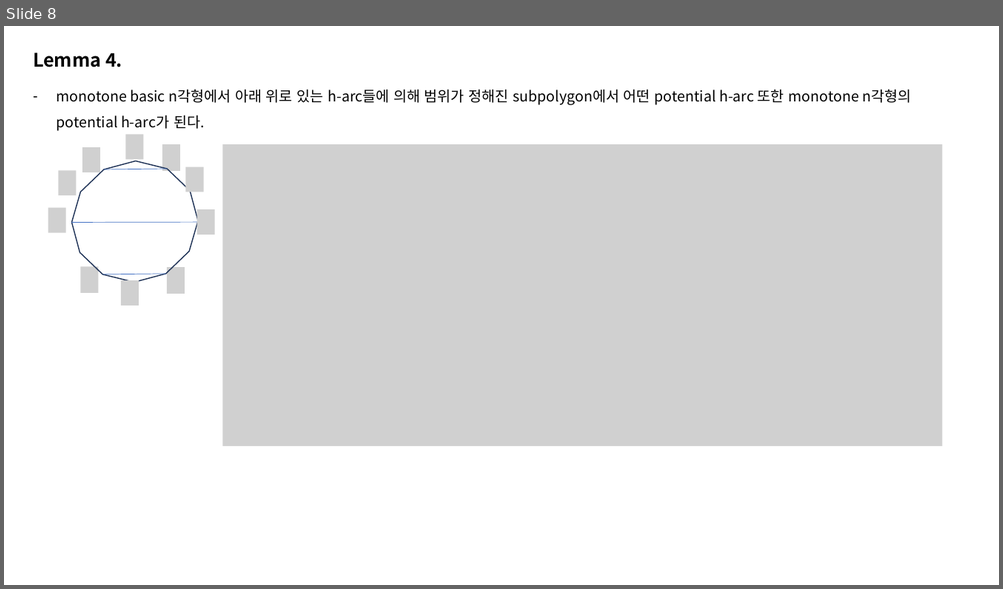
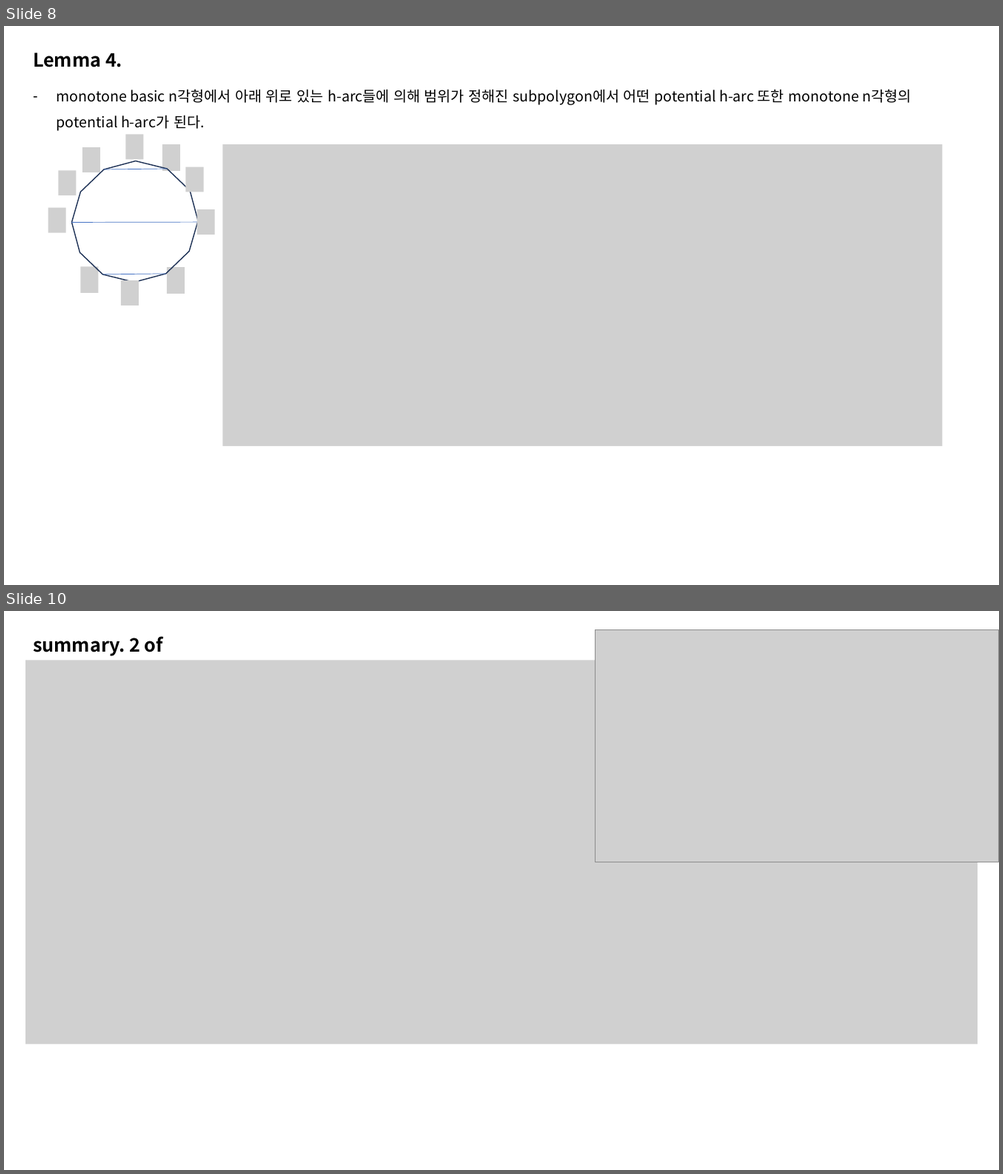
Before and after one commit to kimjiil/kimjiil.github.io, a slide deck: assets/images/2023-08-16-algorithm_study_00/HuShing 그림자료 part2.pptx. Shown one above the other, each under a label of ours: slide 8 before the commit, slides 8 and 10 after it; the slides between them are not shown. The pictures are 1003x589 and 1003x1174 pixels, drawn with LibreOffice and Linux fonts; fonts in the diff are those of the drawing; grey boxes stand for pictures. Boxes give left, top, right and bottom in pixels: in the first picture for what was removed or moved away, otherwise in the second. Text is boxed around its words. In the diff, an @@ line names an element or a change of style, - is before the commit and + after.

```diff
--- a/assets/images/2023-08-16-algorithm_study_00/HuShing 그림자료 part2.pptx
+++ b/assets/images/2023-08-16-algorithm_study_00/HuShing 그림자료 part2.pptx
@@ slide 10 added at [4,611,999,1170], background #FFFFFF @@
@@ picture added at [595,629,999,863] @@
@@ text added at [33,636,163,656], 18 pt, text #000000, bold @@
+summary. 2 of
@@ picture added at [25,661,977,1045] @@
```
Also in this commit, not shown: 1 other slide added, 2 slides removed.
